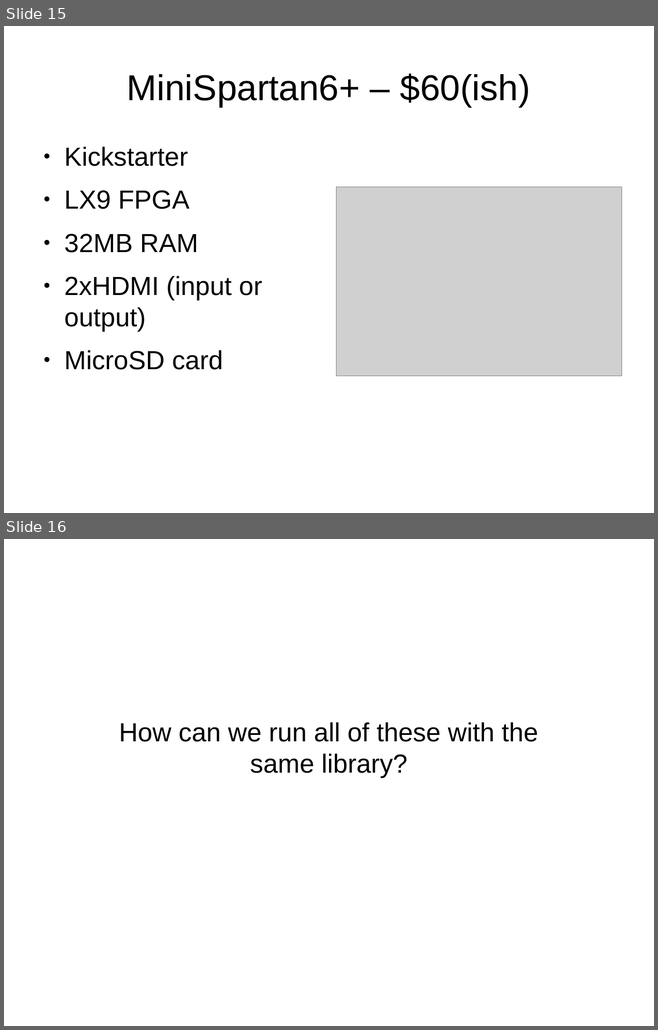
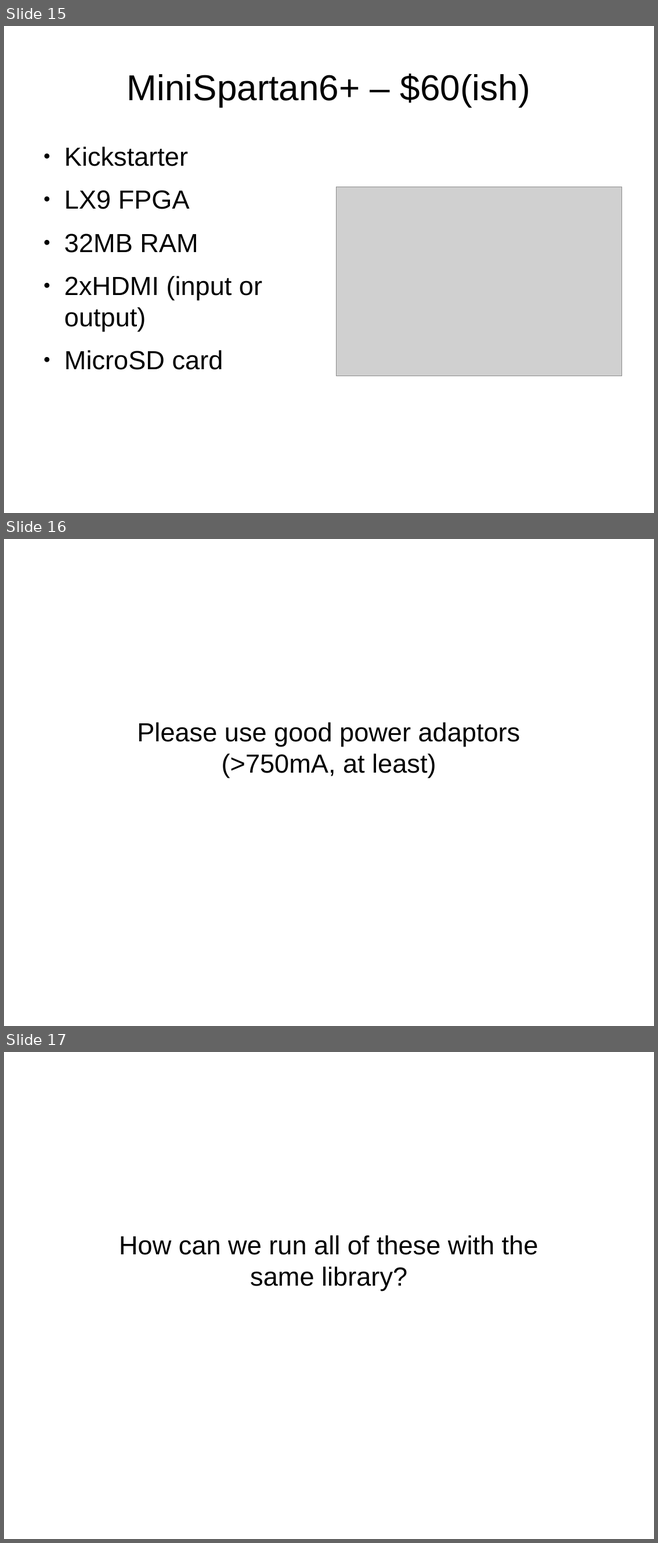
Before and after one commit to frezik/webio_pres, a slide deck: webio.odp. Shown one above the other, each under a label of ours: slides 15 and 16 before the commit, slides 15, 16 and 17 after it. The pictures are 658x1030 and 658x1543 pixels, drawn with LibreOffice and Linux fonts; fonts in the diff are those of the drawing; grey boxes stand for pictures. Boxes give left, top, right and bottom in pixels: in the first picture for what was removed or moved away, otherwise in the second. Text is boxed around its words. In the diff, an @@ line names an element or a change of style, - is before the commit and + after.

```diff
--- a/webio.odp
+++ b/webio.odp
@@ slide 16 added at <box>4,539,654,1026</box>, background #FFFFFF @@
@@ subtitle added at <box>137,722,520,778</box>, 32 pt, text #000000 @@
+Please use good power adaptors
+(>750mA, at least)
@@ what was slide 16 is now slide 17 @@
```
Also in this commit, not shown: 3 slides changed, 3 slides removed, 1 other file.
